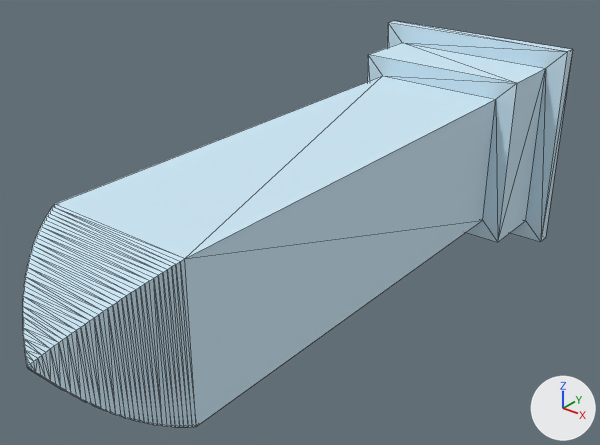
What one commit did to the FBX model Unity Project/Giroux-CAP6117-SANC - crown/Assets/Models/LOD Headstones/PA-61-F.fbx.
The view is the same before and after, from a 50 mm lens placed at (0.787, -1.571, 0.603), pointed at (-0.009, -0.577, -0.013). Every picture has the same lights, and +X, +Y and +Z are marked at lower right. The first picture is the older version. Mesh edges are drawn as thin lines. Objects named as collision shapes, trigger or cutter boxes, shadow casters or lower levels of detail are left out. Where no turn or scale is listed for an object, it has been applied to the vertices.

Objects in the first picture: 'PA-61-F_LOD0'.
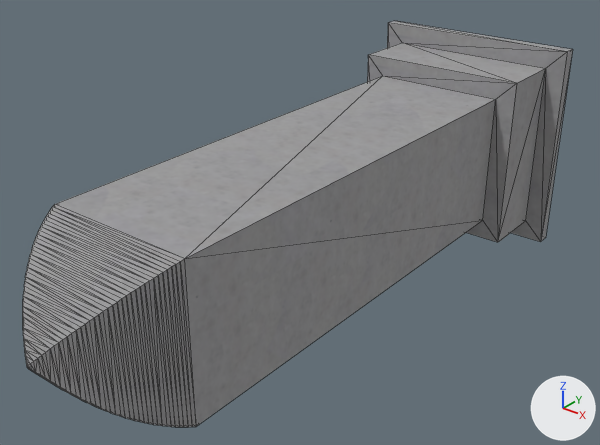
Pixel boxes [x1, y1, x2, y2] of what changed, in the pictures (600 x 445 px):
```json
{"object": "PA-61-F_LOD0", "change": "surface changed", "before": [23, 21, 573, 427], "after": [23, 21, 573, 427], "on screen": "blue to grey"}
```

The change, as JSON lines over the scene's bpy script:
```json
{"op": "add", "block": "img_a_61_f_png", "code": ["img_a_61_f_png = load_image('A-61-F.png', '../../Materials/LOD Headstone Mats/A-61-F.png', 1024, 1024, 'sRGB')"]}
{"op": "remove", "block": "mat_0_615686_0_811765_0_929412_0_000000_0_135", "code": "mat_0_615686_0_811765_0_929412_0_000000_0_135.base_color = (0.616, 0.812, 0.929)  # blue #cee9f7"}
{"op": "add", "block": "mat_0_615686_0_811765_0_929412_0_000000_0_135", "code": "mat_0_615686_0_811765_0_929412_0_000000_0_135.texture = img_a_61_f_png"}
{"op": "set", "path": "mat_0_615686_0_811765_0_929412_0_000000_0_135.roughness", "old": "1.0", "new": "0.859"}
```
